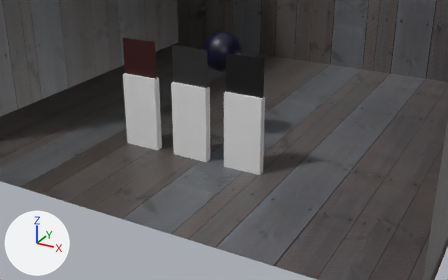
An edit to the COLLADA model Scene/scene.dae, drawn before and after from the same camera.
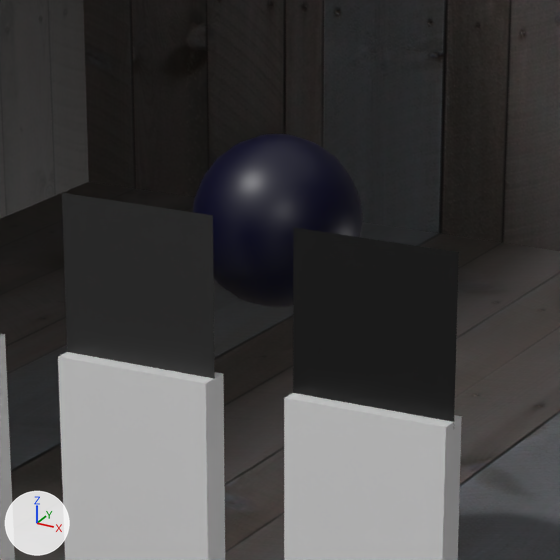
Each version is shown from a camera (50 mm lens) standing at (587.0, -681.0, 519.0) and looking at (37.0, 318.0, 20.0), then close up on the part from 35% to 64% of the width and 0% to 47% of the height. Arrows for +X, +Y and +Z are at lower left; the lights stay in place. Where no turn or scale is listed for an object, it has been applied to the vertices.

The older version as bpy lines, for what is in view:
```python
me_blackglass = bpy.data.meshes.new('BlackGlass')
me_blackglass.from_pydata(...)  # 441 vertices, 800 faces; spans x -37.5..37.5, y 0.0, z -37.5..37.5
me_blackglass.materials.append(mat_blackglass)  # picture img_black_glass_png
me_energysphere = bpy.data.meshes.new('EnergySphere')
me_energysphere.from_pydata(...)  # a UV sphere (24 segments, 12 rings, poles along z) spanning x -40.0..40.0, y -40.0..40.0, z -40.0..40.0
me_energysphere.materials.append(mat_energy)  # picture img_blue_energy_png
me_standcenter = bpy.data.meshes.new('StandCenter')
me_standcenter.from_pydata(...)  # a box spanning x -38.0..38.0, y -8.0..8.0, z -75.0..75.0
me_standcenter.materials.append(mat_metal)  # its picture is missing
ob_blackglass = bpy.data.objects.new('BlackGlass', me_blackglass)
ob_blackglass.location = (113.3, 255.6, 182.0)
ob_energysphere = bpy.data.objects.new('EnergySphere', me_energysphere)
ob_energysphere.location = (0.0, 378.8, 182.0)
ob_standcenter = bpy.data.objects.new('StandCenter', me_standcenter)
ob_standcenter.location = (0.0, 255.6, 72.8)
# also in view: 'WhiteGlass' at (0.0, 256.0, 182.0); 'LeftWall' at (-494.0, 479.0, 480.0); 'StandRight' at (113.0, 256.0, 73.0); 'Floor' at (0.0, 500.0, 0.0); 'StandLeft' at (-113.0, 256.0, 73.0)
```
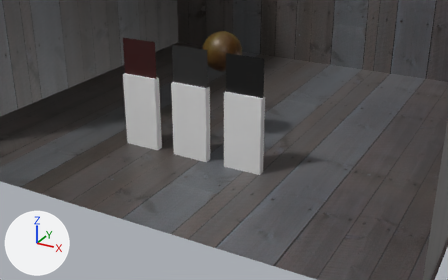
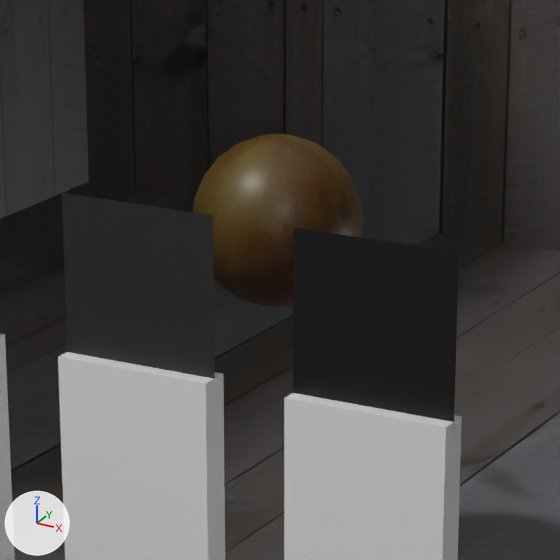
The edits, one by one:
Picture 'gold.png' (img_gold_png) is new.
Material 'Sphere' (mat_sphere) is new.
Its texture is img_gold_png.
Its roughness is 0.42.
me_energysphere has 266 vertices, 528 faces and spans x -40.0..40.0, y -40.0..40.0, z -40.0..40.0.
me_energysphere no longer uses material mat_energy (picture img_blue_energy_png).
me_energysphere now uses material mat_sphere (picture img_gold_png).

Changed parts and their boxes [x1, y1, x2, y2] in the close-ups (560 x 560 px):
'EnergySphere', recoloured
    both: [193, 134, 363, 305]
